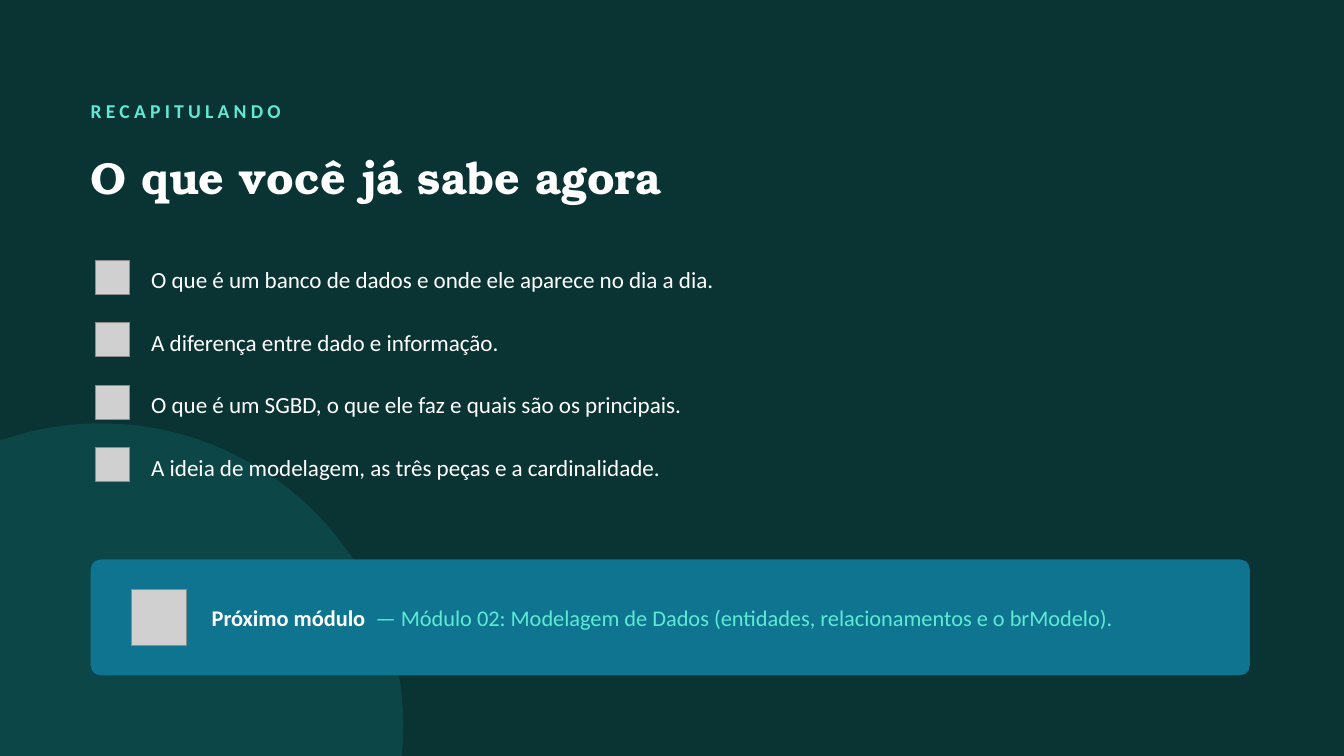
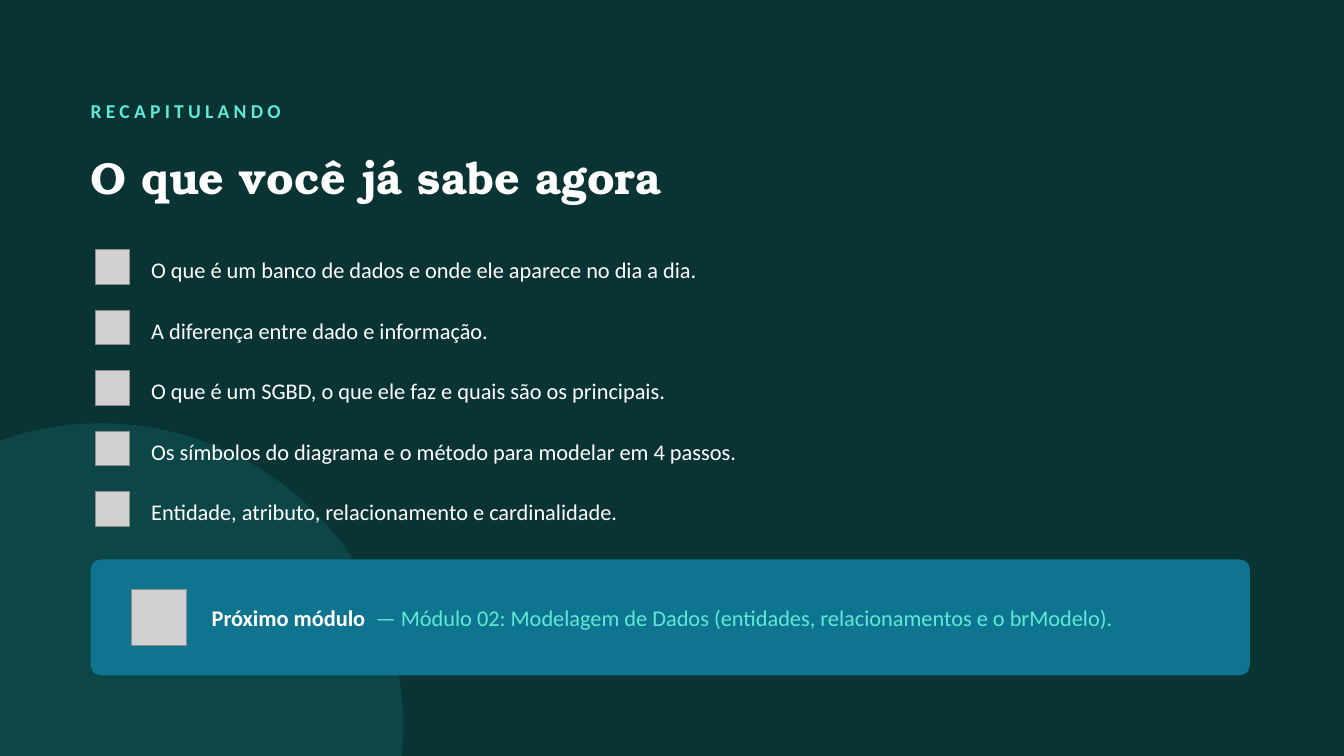
Before and after one commit to euericsoncosta/mteriais-de-aula, a slide deck: slide 39 of disciplinas/banco-de-dados/banco-de-dados-modulo01.pptx (slide 34 before the commit). Drawn at 1344x756 pixels with LibreOffice and Linux fonts; fonts in the diff are those of the drawing; grey boxes stand for pictures. Boxes give left, top, right and bottom in pixels: in the first picture for what was removed or moved away, otherwise in the second. Text is boxed around its words. In the diff, an @@ line names an element or a change of style, - is before the commit and + after.

Commit message:
banco de dado

```diff
--- a/disciplinas/banco-de-dados/banco-de-dados-modulo01.pptx
+++ b/disciplinas/banco-de-dados/banco-de-dados-modulo01.pptx
@@ 2 pictures, 2 texts moved together from (x1=96, y1=260, x2=713, y2=357) to (x1=96, y1=250, x2=696, y2=345) @@
@@ size 16.5 to 16 pt in 3 elements at (x1=151, y1=262, x2=696, y2=282), (x1=151, y1=323, x2=487, y2=343), (x1=151, y1=383, x2=665, y2=403) @@
@@ 2 pictures, 1 text moved together from (x1=96, y1=385, x2=681, y2=482) to (x1=96, y1=371, x2=665, y2=466) @@
@@ text added at (x1=151, y1=444, x2=736, y2=464), 16 pt, text #FFFFFF @@
+Os símbolos do diagrama e o método para modelar em 4 passos.
@@ picture added at (x1=96, y1=492, x2=130, y2=526) @@
@@ text at (x1=151, y1=504, x2=617, y2=523): text changed; size 16.5 to 16 pt @@
-A ideia de modelagem, as três peças e a cardinalidade.
+Entidade, atributo, relacionamento e cardinalidade.
```
Also in this commit, not shown: 24 other slides changed, 7 slides added, 2 slides removed, 5 other files.
